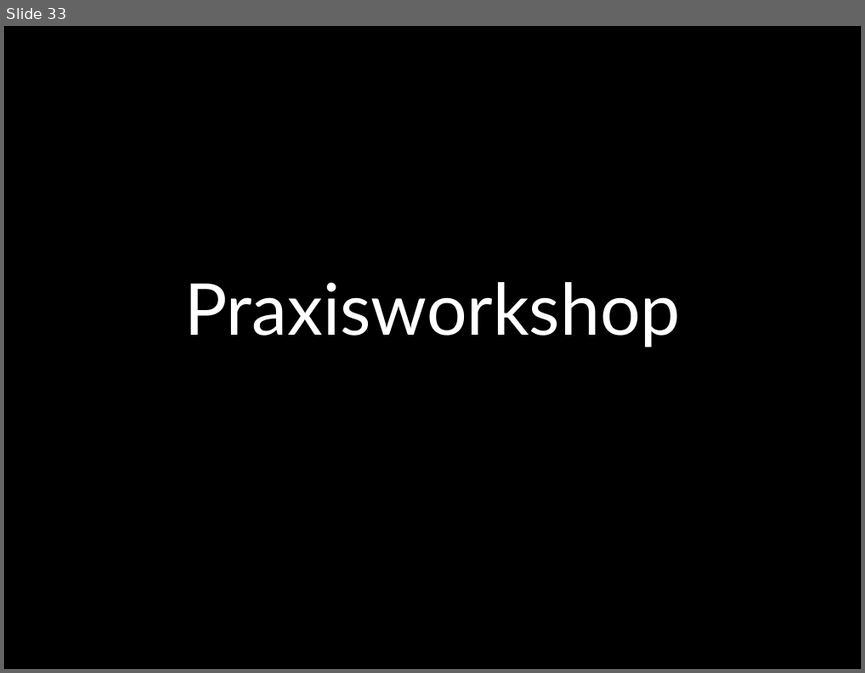
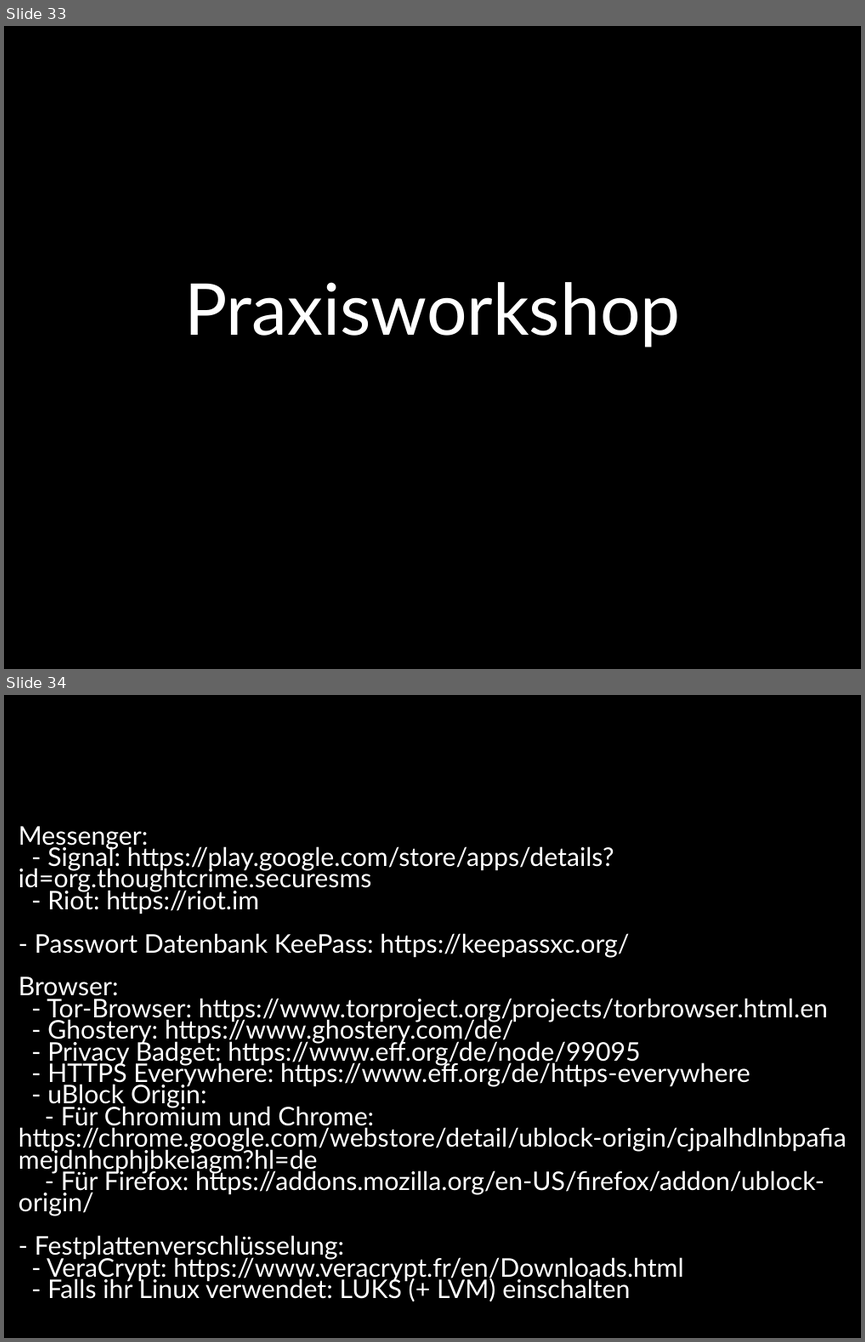
Before and after one commit to flipdot/cryptoparty, a slide deck: cryptoparty.odp. Shown one above the other, each under a label of ours: slide 33 before the commit, slides 33 and 34 after it. The pictures are 865x673 and 865x1342 pixels, drawn with LibreOffice and Linux fonts; fonts in the diff are those of the drawing. Boxes give left, top, right and bottom in pixels: in the first picture for what was removed or moved away, otherwise in the second. Text is boxed around its words. In the diff, an @@ line names an element or a change of style, - is before the commit and + after.

```diff
--- a/cryptoparty.odp
+++ b/cryptoparty.odp
@@ slide 34 added at box(4, 695, 861, 1338), background #000000 @@
@@ title added at box(18, 826, 846, 1302), 21.6 pt, text #FFFFFF @@
+Messenger:
+- Signal: https://play.google.com/store/apps/details?id=org.thoughtcrime.securesms
+- Riot: https://riot.im
+- Passwort Datenbank KeePass: https://keepassxc.org/
+Browser:
+- Tor-Browser: https://www.torproject.org/projects/torbrowser.html.en
+- Ghostery: https://www.ghostery.com/de/
+- Privacy Badget: https://www.eff.org/de/node/99095
+- HTTPS Everywhere: https://www.eff.org/de/https-everywhere
+- uBlock Origin:
+- Für Chromium und Chrome: https://chrome.google.com/webstore/detail/ublock-origin/cjpalhdlnbpafiamejdnhcphjbkeiagm?hl=de
+- Für Firefox: https://addons.mozilla.org/en-US/firefox/addon/ublock-origin/
+- Festplattenverschlüsselung:
+- VeraCrypt: https://www.veracrypt.fr/en/Downloads.html
+- Falls ihr Linux verwendet: LUKS (+ LVM) einschalten
```
Also in this commit, not shown: 1 other file.
